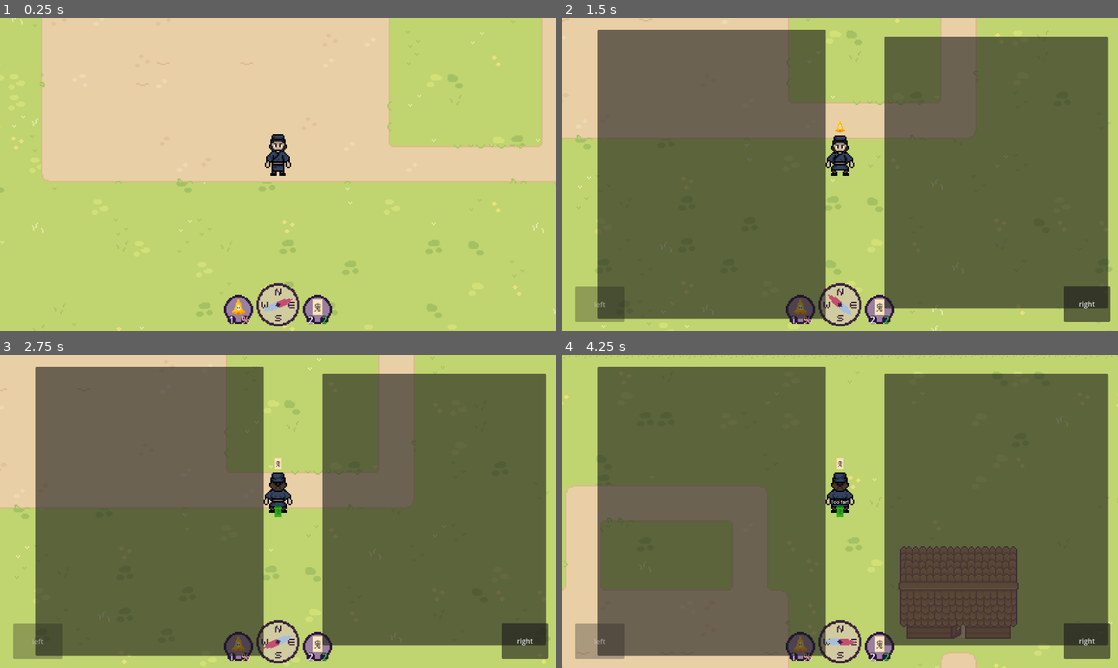
Above: before the commit, frames 1-4 (two rows, left to right).
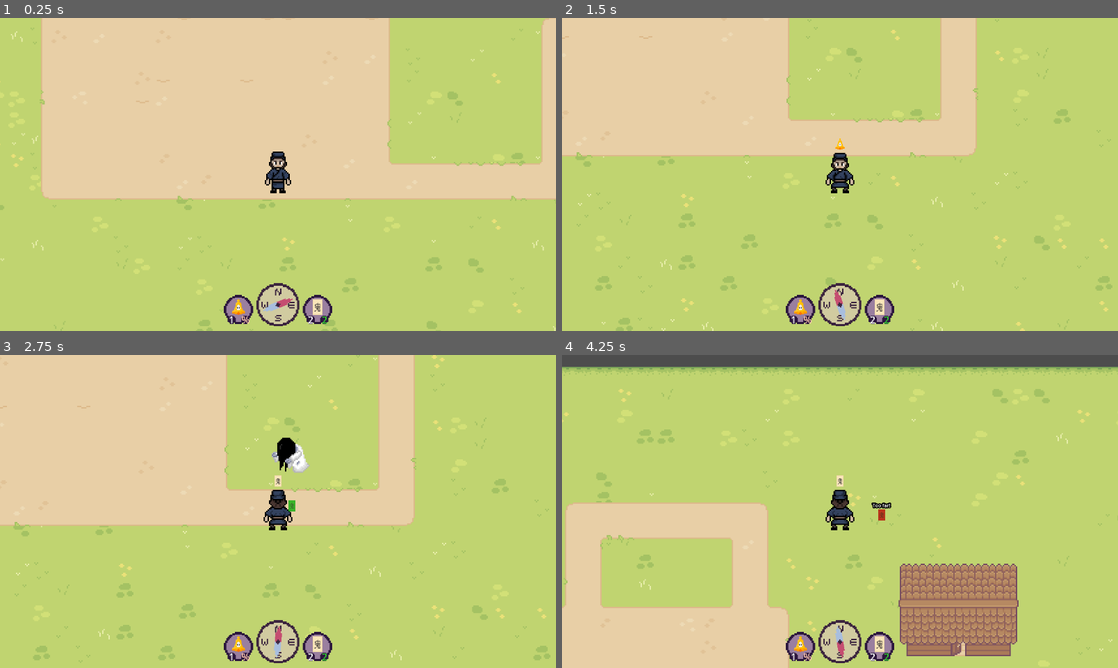
Above: after the commit, the same moments.

Repository: FennecKii/Pixel-Game-Jam-2025
Game: Godot game, scene res://Maps/Map 1/map_1.tscn
The game is run twice, just before and just after one commit, with the same random seed, the same clock (stepped at 60 frames per second) and the same inputs.
Inputs (mouse positions are in pixels of both pictures, inside the frame that each line leads up to):
- Up to frame 1 (0.25 s): no input
- Up to frame 2 (1.5 s): hold D (Right) 0.53-1.28 s; tap J (toggle_journal) at 0.6 s; move the mouse to (728, 190) at 1.27 s; hold S (Down) from 1.28 s (still down); tap 1 (Equip Bell) at 1.35 s
- Up to frame 3 (2.75 s): tap J (toggle_journal) at 1.55, 2.3 s; move the mouse to (289, 505) at 2.02 s; release S (Down) at 2.03 s; hold W (Up) from 2.03 s (still down); tap 2 (Equip Ofuda) at 2.1 s
- Up to frame 4 (4.25 s): keep holding W (Up); move the mouse to (812, 574) at 2.77 s; tap E (Interact) at 2.85 s; tap J (toggle_journal) at 3.05, 3.8 s; move the mouse to (878, 514) at 3.52 s; click (878, 514) at 3.6 s

The runs differ from the first frame. In frame 1, 9.0% of the frame differs, in the area x 0-100%, y 0-100%; in frame 2, 77%; in frame 3, 77%; in frame 4, 81%.
Error after the commit: Invalid access to property or key 'visiblawe' on a base object of type 'CanvasLayer'. (res://Maps/Map)

Commit message:
ghost run animation position

Diff:
--- a/Ghosts/Yuki-Onna/yuki_onna.gd
+++ b/Ghosts/Yuki-Onna/yuki_onna.gd
@@ -6,7 +6,7 @@
 var SPEED: float = 9750
 var previous_velocity: Vector2
 var dead: bool = false
-var chasing: bool = false
+var chasing: bool = true
 var direction: Vector2
 
 func _process(_delta: float) -> void:
@@ -33,12 +33,12 @@
 
 func _update_animation() -> void:
 	if velocity != Vector2.ZERO:
-		animation_tree.set("parameters/Walk/blend_position", velocity)
+		animation_tree.set("parameters/Run/blend_position", velocity)
 		previous_velocity = velocity
 	elif velocity == Vector2.ZERO:
 		animation_tree.set("parameters/Idle/blend_position", previous_velocity)
 
 	if velocity.x < 0:
+		animated_sprite_2d.flip_h = false
+	elif velocity.x > 0:
 		animated_sprite_2d.flip_h = true
-	elif velocity.x > 0:
-		animated_sprite_2d.flip_h = false
--- a/Ghosts/Yuki-Onna/yuki_onna.tscn
+++ b/Ghosts/Yuki-Onna/yuki_onna.tscn
@@ -1,9 +1,8 @@
-[gd_scene load_steps=45 format=3 uid="uid://cxaobv87i433q"]
-
-[ext_resource type="Texture2D" uid="uid://bybo5w1b77eds" path="res://Ghosts/Yuki-Onna/Assests/Idle-Sheet.png" id="1_0gcsh"]
+[gd_scene load_steps=37 format=3 uid="uid://cxaobv87i433q"]
+
 [ext_resource type="Texture2D" uid="uid://begw2uoid83ue" path="res://Ghosts/Yuki-Onna/Assests/Death-Sheet.png" id="1_0hm2x"]
 [ext_resource type="Script" uid="uid://3o210ghkacyw" path="res://Ghosts/Yuki-Onna/yuki_onna.gd" id="1_fksj7"]
-[ext_resource type="Texture2D" uid="uid://er3y812n4i04" path="res://Ghosts/Yuki-Onna/Assests/Run-Sheet.png" id="2_0hm2x"]
+[ext_resource type="Texture2D" uid="uid://bq6ti5vsi68r0" path="res://Ghosts/Onryo/Assests/onryo-run.png" id="3_fksj7"]
 
 [sub_resource type="AtlasTexture" id="AtlasTexture_0hm2x"]
 atlas = ExtResource("1_0hm2x")
@@ -29,45 +28,17 @@
 atlas = ExtResource("1_0hm2x")
 region = Rect2(320, 0, 64, 64)
 
-[sub_resource type="AtlasTexture" id="AtlasTexture_ve4td"]
-atlas = ExtResource("1_0gcsh")
-region = Rect2(0, 0, 64, 64)
-
-[sub_resource type="AtlasTexture" id="AtlasTexture_eo65n"]
-atlas = ExtResource("1_0gcsh")
-region = Rect2(64, 0, 64, 64)
-
-[sub_resource type="AtlasTexture" id="AtlasTexture_j7tee"]
-atlas = ExtResource("1_0gcsh")
-region = Rect2(128, 0, 64, 64)
-
-[sub_resource type="AtlasTexture" id="AtlasTexture_boq6p"]
-atlas = ExtResource("1_0gcsh")
-region = Rect2(192, 0, 64, 64)
+[sub_resource type="AtlasTexture" id="AtlasTexture_x3kaf"]
+atlas = ExtResource("3_fksj7")
+region = Rect2(0, 0, 32, 32)
 
 [sub_resource type="AtlasTexture" id="AtlasTexture_v5o3e"]
-atlas = ExtResource("2_0hm2x")
-region = Rect2(0, 0, 64, 64)
+atlas = ExtResource("3_fksj7")
+region = Rect2(0, 0, 32, 32)
 
 [sub_resource type="AtlasTexture" id="AtlasTexture_m3vdf"]
-atlas = ExtResource("2_0hm2x")
-region = Rect2(64, 0, 64, 64)
-
-[sub_resource type="AtlasTexture" id="AtlasTexture_x3kaf"]
-atlas = ExtResource("2_0hm2x")
-region = Rect2(128, 0, 64, 64)
-
-[sub_resource type="AtlasTexture" id="AtlasTexture_ww0yl"]
-atlas = ExtResource("2_0hm2x")
-region = Rect2(192, 0, 64, 64)
-
-[sub_resource type="AtlasTexture" id="AtlasTexture_xiqdj"]
-atlas = ExtResource("2_0hm2x")
-region = Rect2(256, 0, 64, 64)
-
-[sub_resource type="AtlasTexture" id="AtlasTexture_6k1qt"]
-atlas = ExtResource("2_0hm2x")
-region = Rect2(320, 0, 64, 64)
+atlas = ExtResource("3_fksj7")
+region = Rect2(32, 0, 32, 32)
 
 [sub_resource type="SpriteFrames" id="SpriteFrames_bg4m4"]
 animations = [{
@@ -96,16 +67,7 @@
 }, {
 "frames": [{
 "duration": 1.0,
-"texture": SubResource("AtlasTexture_ve4td")
-}, {
-"duration": 1.0,
-"texture": SubResource("AtlasTexture_eo65n")
-}, {
-"duration": 1.0,
-"texture": SubResource("AtlasTexture_j7tee")
-}, {
-"duration": 1.0,
-"texture": SubResource("AtlasTexture_boq6p")
+"texture": SubResource("AtlasTexture_x3kaf")
 }],
 "loop": true,
 "name": &"idle",
@@ -117,18 +79,6 @@
 }, {
 "duration": 1.0,
 "texture": SubResource("AtlasTexture_m3vdf")
-}, {
-"duration": 1.0,
-"texture": SubResource("AtlasTexture_x3kaf")
-}, {
-"duration": 1.0,
-"texture": SubResource("AtlasTexture_ww0yl")
-}, {
-"duration": 1.0,
-"texture": SubResource("AtlasTexture_xiqdj")
-}, {
-"duration": 1.0,
-"texture": SubResource("AtlasTexture_6k1qt")
 }],
 "loop": true,
 "name": &"walk",
@@ -136,7 +86,7 @@
 }]
 
 [sub_resource type="CircleShape2D" id="CircleShape2D_kcmps"]
-radius = 7.61052
+radius = 6.41249
 
 [sub_resource type="Animation" id="Animation_n61th"]
 length = 0.001
@@ -163,6 +113,30 @@
 "transitions": PackedFloat32Array(1),
 "update": 1,
 "values": [0]
+}
+tracks/2/type = "value"
+tracks/2/imported = false
+tracks/2/enabled = true
+tracks/2/path = NodePath("../AnimatedSprite2D:position")
+tracks/2/interp = 1
+tracks/2/loop_wrap = true
+tracks/2/keys = {
+"times": PackedFloat32Array(0),
+"transitions": PackedFloat32Array(1),
+"update": 0,
+"values": [Vector2(0, 0)]
+}
+tracks/3/type = "value"
+tracks/3/imported = false
+tracks/3/enabled = true
+tracks/3/path = NodePath("../CollisionShape2D:position")
+tracks/3/interp = 1
+tracks/3/loop_wrap = true
+tracks/3/keys = {
+"times": PackedFloat32Array(0),
+"transitions": PackedFloat32Array(1),
+"update": 0,
+"values": [Vector2(11, -8)]
 }
 
 [sub_resource type="Animation" id="Animation_y6bhk"]
@@ -196,7 +170,7 @@
 
 [sub_resource type="Animation" id="Animation_fksj7"]
 resource_name = "idle"
-length = 0.80002
+length = 0.20002
 loop_mode = 1
 step = 0.2
 tracks/0/type = "value"
@@ -218,17 +192,17 @@
 tracks/1/interp = 1
 tracks/1/loop_wrap = true
 tracks/1/keys = {
-"times": PackedFloat32Array(0, 0.2, 0.4, 0.6),
-"transitions": PackedFloat32Array(1, 1, 1, 1),
-"update": 1,
-"values": [0, 1, 2, 3]
+"times": PackedFloat32Array(0),
+"transitions": PackedFloat32Array(1),
+"update": 1,
+"values": [0]
 }
 
 [sub_resource type="Animation" id="Animation_324nn"]
-resource_name = "walk"
-length = 0.60001
+resource_name = "run"
+length = 0.625013
 loop_mode = 1
-step = 0.1
+step = 0.125
 tracks/0/type = "value"
 tracks/0/imported = false
 tracks/0/enabled = true
@@ -248,10 +222,34 @@
 tracks/1/interp = 1
 tracks/1/loop_wrap = true
 tracks/1/keys = {
-"times": PackedFloat32Array(0, 0.1, 0.2, 0.3, 0.4, 0.5),
-"transitions": PackedFloat32Array(1, 1, 1, 1, 1, 1),
-"update": 1,
-"values": [0, 1, 2, 3, 4, 5]
+"times": PackedFloat32Array(0, 0.5),
+"transitions": PackedFloat32Array(1, 1),
+"update": 1,
+"values": [1, 0]
+}
+tracks/2/type = "value"
+tracks/2/imported = false
+tracks/2/enabled = true
+tracks/2/path = NodePath("../AnimatedSprite2D:position")
+tracks/2/interp = 2
+tracks/2/loop_wrap = true
+tracks/2/keys = {
+"times": PackedFloat32Array(0, 0.25, 0.5),
+"transitions": PackedFloat32Array(1, 1, 1),
+"update": 0,
+"values": [Vector2(0, 0), Vector2(0, -15), Vector2(0, 0)]
+}
+tracks/3/type = "value"
+tracks/3/imported = false
+tracks/3/enabled = true
+tracks/3/path = NodePath("../CollisionShape2D:position")
+tracks/3/interp = 2
+tracks/3/loop_wrap = true
+tracks/3/keys = {
+"times": PackedFloat32Array(0, 0.25, 0.5),
+"transitions": PackedFloat32Array(1, 1, 1),
+"update": 0,
+"values": [Vector2(11, -8), Vector2(11, -23), Vector2(11, -8)]
 }
 
 [sub_resource type="AnimationLibrary" id="AnimationLibrary_n61th"]
@@ -259,7 +257,7 @@
 &"RESET": SubResource("Animation_n61th"),
 &"death": SubResource("Animation_y6bhk"),
 &"idle": SubResource("Animation_fksj7"),
-&"walk": SubResource("Animation_324nn")
+&"run": SubResource("Animation_324nn")
 }
 
 [sub_resource type="AnimationNodeBlendSpace2D" id="AnimationNodeBlendSpace2D_fksj7"]
@@ -287,16 +285,16 @@
 blend_point_3/pos = Vector2(0, -1)
 
 [sub_resource type="AnimationNodeAnimation" id="AnimationNodeAnimation_v5o3e"]
-animation = &"walk"
+animation = &"run"
 
 [sub_resource type="AnimationNodeAnimation" id="AnimationNodeAnimation_m3vdf"]
-animation = &"walk"
+animation = &"run"
 
 [sub_resource type="AnimationNodeAnimation" id="AnimationNodeAnimation_x3kaf"]
-animation = &"walk"
+animation = &"run"
 
 [sub_resource type="AnimationNodeAnimation" id="AnimationNodeAnimation_ww0yl"]
-animation = &"walk"
+animation = &"run"
 
 [sub_resource type="AnimationNodeBlendSpace2D" id="AnimationNodeBlendSpace2D_324nn"]
 blend_point_0/node = SubResource("AnimationNodeAnimation_v5o3e")
@@ -332,9 +330,9 @@
 states/Death/position = Vector2(450.6, 204.6)
 states/Idle/node = SubResource("AnimationNodeBlendSpace2D_y6bhk")
 states/Idle/position = Vector2(356.2, 99.64)
-states/Walk/node = SubResource("AnimationNodeBlendSpace2D_324nn")
-states/Walk/position = Vector2(549, 97.4)
-transitions = ["Idle", "Death", SubResource("AnimationNodeStateMachineTransition_n61th"), "Walk", "Death", SubResource("AnimationNodeStateMachineTransition_v5o3e"), "Idle", "Walk", SubResource("AnimationNodeStateMachineTransition_m3vdf"), "Walk", "Idle", SubResource("AnimationNodeSta …(103 unchanged characters)…
+states/Run/node = SubResource("AnimationNodeBlendSpace2D_324nn")
+states/Run/position = Vector2(549, 97.4)
+transitions = ["Idle", "Death", SubResource("AnimationNodeStateMachineTransition_n61th"), "Run", "Death", SubResource("AnimationNodeStateMachineTransition_v5o3e"), "Idle", "Run", SubResource("AnimationNodeStateMachineTransition_m3vdf"), "Run", "Idle", SubResource("AnimationNodeSta …(103 unchanged characters)…
 
 [node name="Yuki-Onna" type="CharacterBody2D" groups=["Ghost"]]
 y_sort_enabled = true
@@ -343,16 +341,16 @@
 script = ExtResource("1_fksj7")
 
 [node name="AnimatedSprite2D" type="AnimatedSprite2D" parent="."]
-scale = Vector2(2.5, 2.5)
+scale = Vector2(3, 3)
 sprite_frames = SubResource("SpriteFrames_bg4m4")
 animation = &"idle"
 autoplay = "idle"
-offset = Vector2(0, -28)
+offset = Vector2(0, -12)
 metadata/_edit_group_ = true
 
 [node name="CollisionShape2D" type="CollisionShape2D" parent="."]
-position = Vector2(0, -10)
-scale = Vector2(2.5, 2.5)
+position = Vector2(11, -8)
+scale = Vector2(3, 3)
 shape = SubResource("CircleShape2D_kcmps")
 metadata/_edit_group_ = true
 
@@ -369,5 +367,5 @@
 advance_expression_base_node = NodePath("..")
 anim_player = NodePath("../AnimationPlayer")
 parameters/Death/blend_position = 0.00694444
-parameters/Idle/blend_position = 0.456172
-parameters/Walk/blend_position = 0.456172
+parameters/Idle/blend_position = Vector2(-0.000582933, 0.990704)
+parameters/Run/blend_position = 0.456172
--- a/Maps/Map 1/map_1.gd
+++ b/Maps/Map 1/map_1.gd
@@ -10,5 +10,5 @@
 
 func _process(_delta):
 	if Input.is_action_just_pressed("toggle_journal"):
-		book_ui.visible = !book_ui.visible
+		book_ui.visible = !book_ui.visiblawe
 		Input.set_mouse_mode(Input.MOUSE_MODE_VISIBLE if book_ui.visible else Input.MOUSE_MODE_CAPTURED)
--- a/Player/player.gd
+++ b/Player/player.gd
@@ -46,7 +46,7 @@
 
 func _update_animation() -> void:
 	if velocity != Vector2.ZERO:
-		animation_tree.set("parameters/Walk/blend_position", velocity)
+		animation_tree.set("parameters/Run/blend_position", velocity)
 		previous_velocity = velocity
 	elif velocity == Vector2.ZERO:
 		animation_tree.set("parameters/Idle/blend_position", previous_velocity)
--- a/Player/player.tscn
+++ b/Player/player.tscn
@@ -418,26 +418,26 @@
 blend_mode = 1
 
 [sub_resource type="AnimationNodeAnimation" id="AnimationNodeAnimation_apopc"]
+animation = &"run_side"
+
+[sub_resource type="AnimationNodeAnimation" id="AnimationNodeAnimation_5htga"]
+animation = &"run_down"
+
+[sub_resource type="AnimationNodeAnimation" id="AnimationNodeAnimation_p5o4e"]
 animation = &"run_up"
 
-[sub_resource type="AnimationNodeAnimation" id="AnimationNodeAnimation_5htga"]
+[sub_resource type="AnimationNodeAnimation" id="AnimationNodeAnimation_gu6f8"]
 animation = &"run_side"
-
-[sub_resource type="AnimationNodeAnimation" id="AnimationNodeAnimation_p5o4e"]
-animation = &"run_side"
-
-[sub_resource type="AnimationNodeAnimation" id="AnimationNodeAnimation_gu6f8"]
-animation = &"run_down"
 
 [sub_resource type="AnimationNodeBlendSpace2D" id="AnimationNodeBlendSpace2D_5htga"]
 blend_point_0/node = SubResource("AnimationNodeAnimation_apopc")
-blend_point_0/pos = Vector2(0, -1)
+blend_point_0/pos = Vector2(-1.1, 0)
 blend_point_1/node = SubResource("AnimationNodeAnimation_5htga")
-blend_point_1/pos = Vector2(-1.1, 0)
+blend_point_1/pos = Vector2(0, 1)
 blend_point_2/node = SubResource("AnimationNodeAnimation_p5o4e")
-blend_point_2/pos = Vector2(1.1, 0)
+blend_point_2/pos = Vector2(0, -1)
 blend_point_3/node = SubResource("AnimationNodeAnimation_gu6f8")
-blend_point_3/pos = Vector2(0, 1)
+blend_point_3/pos = Vector2(1.1, 0)
 min_space = Vector2(-1.1, -1)
 max_space = Vector2(1.1, 1)
 blend_mode = 1
@@ -456,11 +456,11 @@
 [sub_resource type="AnimationNodeStateMachine" id="AnimationNodeStateMachine_lfmf2"]
 states/Idle/node = SubResource("AnimationNodeBlendSpace2D_apopc")
 states/Idle/position = Vector2(413.8, 94.703)
+states/Run/node = SubResource("AnimationNodeBlendSpace2D_5htga")
+states/Run/position = Vector2(703.4, 94.0989)
 states/Start/position = Vector2(228.8, 94.72)
-states/Walk/node = SubResource("AnimationNodeBlendSpace2D_5htga")
-states/Walk/position = Vector2(703.4, 94.0989)
-transitions = ["Start", "Idle", SubResource("AnimationNodeStateMachineTransition_p5o4e"), "Idle", "Walk", SubResource("AnimationNodeStateMachineTransition_gu6f8"), "Walk", "Idle", SubResource("AnimationNodeStateMachineTransition_dkpta")]
-graph_offset = Vector2(-112, -125)
+transitions = ["Start", "Idle", SubResource("AnimationNodeStateMachineTransition_p5o4e"), "Idle", "Run", SubResource("AnimationNodeStateMachineTransition_gu6f8"), "Run", "Idle", SubResource("AnimationNodeStateMachineTransition_dkpta")]
+graph_offset = Vector2(-189, -40)
 
 [sub_resource type="CircleShape2D" id="CircleShape2D_od3ui"]
 radius = 534.023
@@ -498,7 +498,7 @@
 advance_expression_base_node = NodePath("..")
 anim_player = NodePath("../AnimationPlayer")
 parameters/Idle/blend_position = Vector2(0, 1)
-parameters/Walk/blend_position = Vector2(0.00320601, 0.985879)
+parameters/Run/blend_position = Vector2(0.00320601, 0.985879)
 
 [node name="Items" type="Node2D" parent="."]
 z_index = 1
@@ -541,6 +541,7 @@
 shape = SubResource("CircleShape2D_od3ui")
 
 [node name="Camera2D" type="Camera2D" parent="."]
+position = Vector2(0, -40)
 
 [node name="HUD" parent="Camera2D" instance=ExtResource("8_od3ui")]
 offset_left = -640.0
